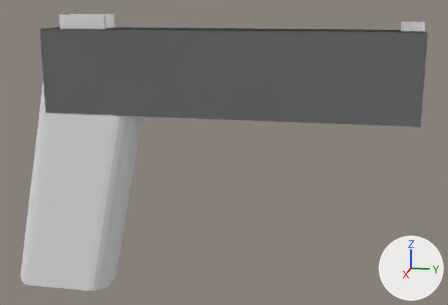
Before and after pictures for a commit that changed the Blender file Gun2.blend.
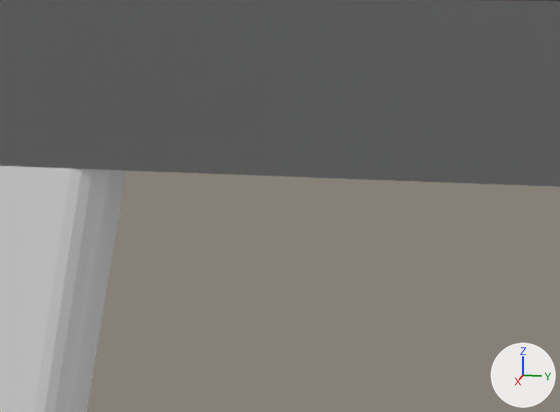
Old and new are each drawn whole from a 50 mm camera at (11.51, 4.74, 1.53) aimed at (-0.11, 2.41, -1.38) and again close up on the part from 18% to 80% of the width and 10% to 78% of the height. The lights are fixed; the arrows at lower right show +X, +Y and +Z.

The first close-up shows 'AmmoHolder', 'MainBody'.
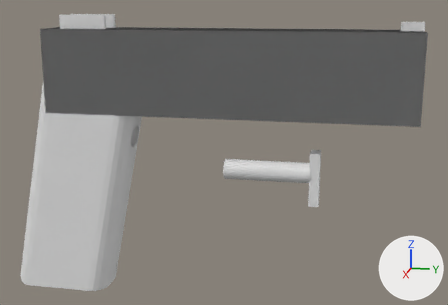
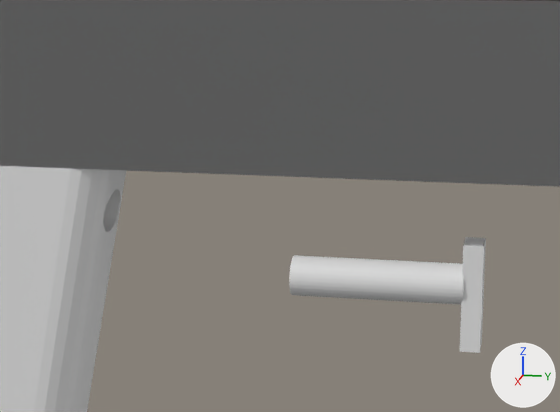
Commit message: basic triggle HANDLE

Patch to the scene script:
```diff
--- a/Gun2.blend.py
+++ b/Gun2.blend.py
@@ me_cylinder_003 @@
+me_cylinder_003.from_pydata(...)  # a 32-sided cylinder along z spanning x -0.9..0.9, y -0.9..0.9, z -3.82..3.82
@@ me_cube_006 @@
+me_cube_006.from_pydata(...)  # a box spanning x -1.0..1.0, y -2.86..2.86, z -0.53..0.53
@@ ob_trigger @@
+ob_trigger = bpy.data.objects.new('TRIGGER', me_cylinder_003)
+ob_trigger.location = (0.029, 3.289, -1.665)
+ob_trigger.rotation_euler = (1.571, 0.0, 0.0)  # degrees (90, 0, 0)
+ob_trigger.scale = (0.216, 0.216, 0.216)
@@ ob_triggerhandle @@
+ob_triggerhandle = bpy.data.objects.new('TriggerHandle', me_cube_006)
+ob_triggerhandle.location = (0.002, 4.195, -1.77)
+ob_triggerhandle.rotation_euler = (1.571, 0.0, 0.0)  # degrees (90, 0, 0)
+ob_triggerhandle.scale = (-0.18, -0.18, -0.18)
```

Where the change shows, as pixel boxes [x1, y1, x2, y2] in the close-ups (560 x 412 px):
'TRIGGER', added
    after: [289, 255, 464, 305]
'TriggerHandle', added
    after: [460, 237, 486, 353]
